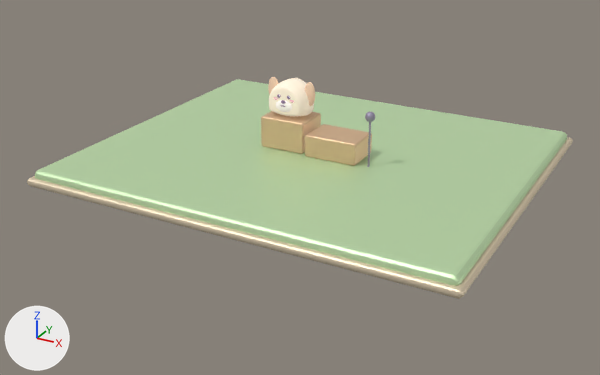
The glTF model game/art/models/buildings/bandstand/building_bandstand_L01.glb, before and after one commit.
One viewpoint serves both versions: a 50 mm camera at (22.4, -42.9, 18.6) aimed at (-0.1, -1.8, -1.9). Arrows for +X, +Y and +Z are at lower left; the lights stay in place. The first picture is the older version. Where no turn or scale is listed for an object, it has been applied to the vertices.

The scene before the commit, as lines of its bpy script (objects in view):
```python
me_mesh_10 = bpy.data.meshes.new('Mesh_10')
me_mesh_10.from_pydata(...)  # 112 vertices, 220 faces; spans x -13.0..13.0, y -11.0..11.0, z -0.8..0.0
me_mesh_10.materials.append(mat_material_8)  # green #ceecbb
me_mesh_11 = bpy.data.meshes.new('Mesh_11')
me_mesh_11.from_pydata(...)  # 112 vertices, 220 faces; spans x -13.3..13.3, y -11.3..11.3, z -1.0..-0.5
me_mesh_11.materials.append(mat_material_9)  # beige #e6d5b8
me_mesh_3 = bpy.data.meshes.new('Mesh_3')
me_mesh_3.from_pydata(...)  # 288 vertices, 572 faces; spans x 0.81..3.41, y -0.96..0.96, z -3.76..-1.51
me_mesh_3.materials.append(mat_material_3)  # pale yellow #faebd4, glowing grey #888073
ob_mesh_10 = bpy.data.objects.new('Mesh_10', me_mesh_10)
ob_mesh_10.location = (0.0, 0.0, 0.0)
ob_mesh_11 = bpy.data.objects.new('Mesh_11', me_mesh_11)
ob_mesh_11.location = (0.0, 0.0, 0.0)
ob_mesh_3 = bpy.data.objects.new('Mesh_3', me_mesh_3)
ob_mesh_3.location = (-3.91, 0.08, 5.76)
# also in view: 'Mesh_7' at (0.0, -0.1, 1.0)
```
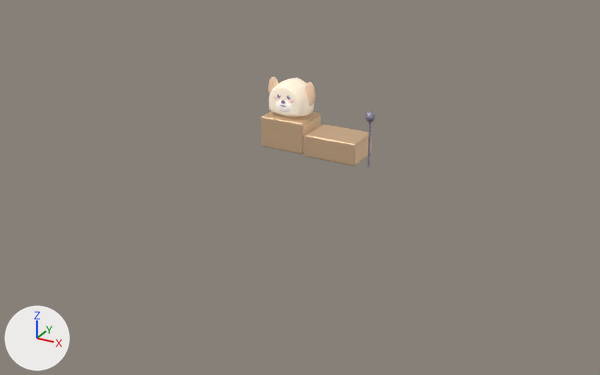
Pixel boxes [x1, y1, x2, y2] of what changed, in the pictures (600 x 375 px):
'Mesh_10', deleted (green)
    before: [35, 79, 567, 286]
'Mesh_11', deleted
    before: [27, 137, 573, 299]

Diff of the bpy script that builds the scene:
```diff
--- a/game/art/models/buildings/bandstand/building_bandstand_L01.glb.py
+++ b/game/art/models/buildings/bandstand/building_bandstand_L01.glb.py
@@ ob_mesh_10 @@
-ob_mesh_10 = bpy.data.objects.new('Mesh_10', me_mesh_10)
-ob_mesh_10.location = (0.0, 0.0, 0.0)
@@ ob_mesh_11 @@
-ob_mesh_11 = bpy.data.objects.new('Mesh_11', me_mesh_11)
-ob_mesh_11.location = (0.0, 0.0, 0.0)
```
